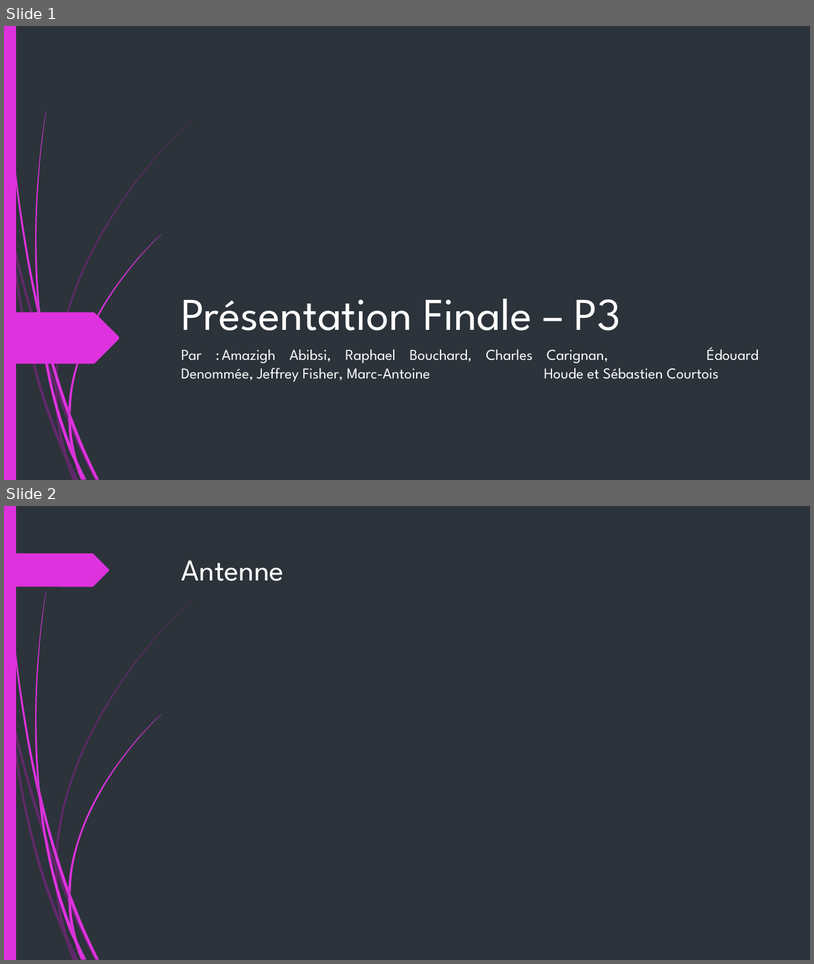
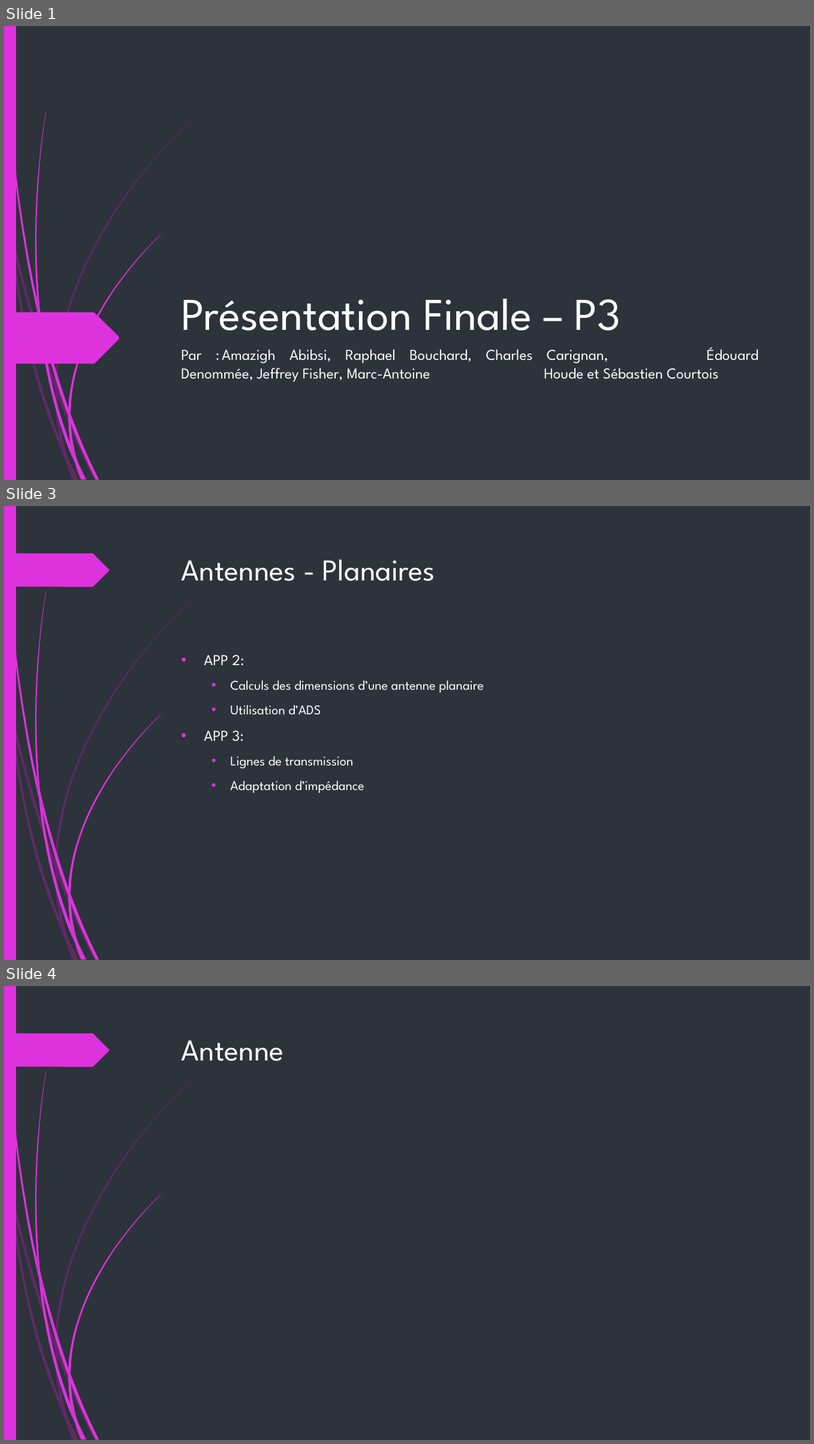
Before and after one commit to fisj2002/Projet_S6_Documentation, a slide deck: Présentation Finale – P3.pptx. Shown one above the other, each under a label of ours: slides 1 and 2 before the commit, slides 1, 3 and 4 after it; the slides between them are not shown. The pictures are 814x964 and 814x1444 pixels, drawn with LibreOffice and Linux fonts; fonts in the diff are those of the drawing. Boxes give left, top, right and bottom in pixels: in the first picture for what was removed or moved away, otherwise in the second. Text is boxed around its words. In the diff, an @@ line names an element or a change of style, - is before the commit and + after.

Commit message:
Ajout de la partie des antennes planaires

```diff
--- a/Présentation Finale – P3.pptx
+++ b/Présentation Finale – P3.pptx
@@ slide 3 added at bbox=[4, 506, 810, 960], background #2C333A; not listed: 24 template elements that a slide beside it also shows @@
@@ title added at bbox=[182, 559, 435, 581], 36 pt, text #FFFFFF @@
+Antennes - Planaires
@@ text added at bbox=[204, 655, 484, 793], 16 pt, text #FFFFFF @@
+• APP 2:
+  • Calculs des dimensions d’une antenne planaire
+  • Utilisation d’ADS
+• APP 3:
+  • Lignes de transmission
+  • Adaptation d’impédance
@@ what was slide 2 is now slide 4 @@
```
Also in this commit, not shown: 1 other slide added.
